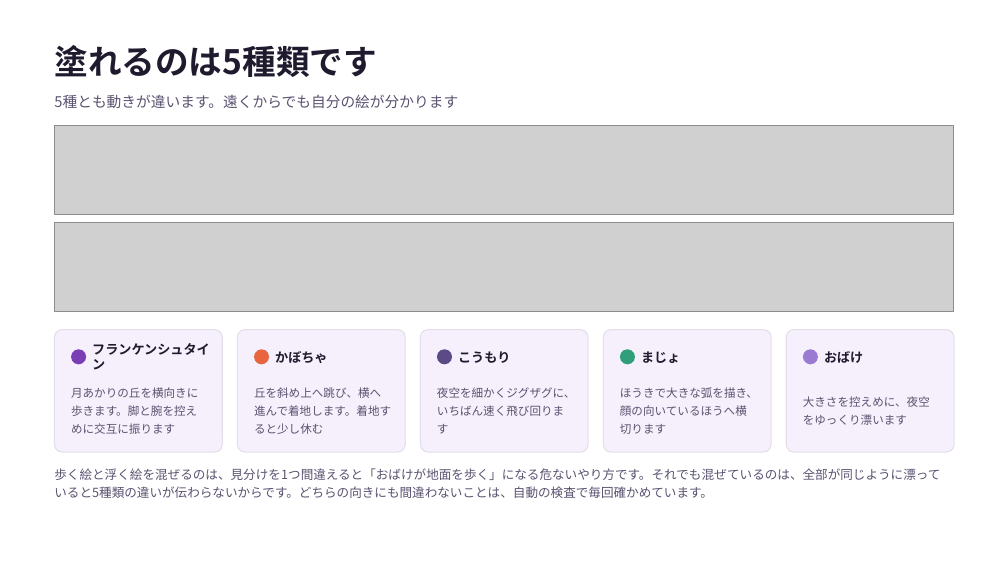
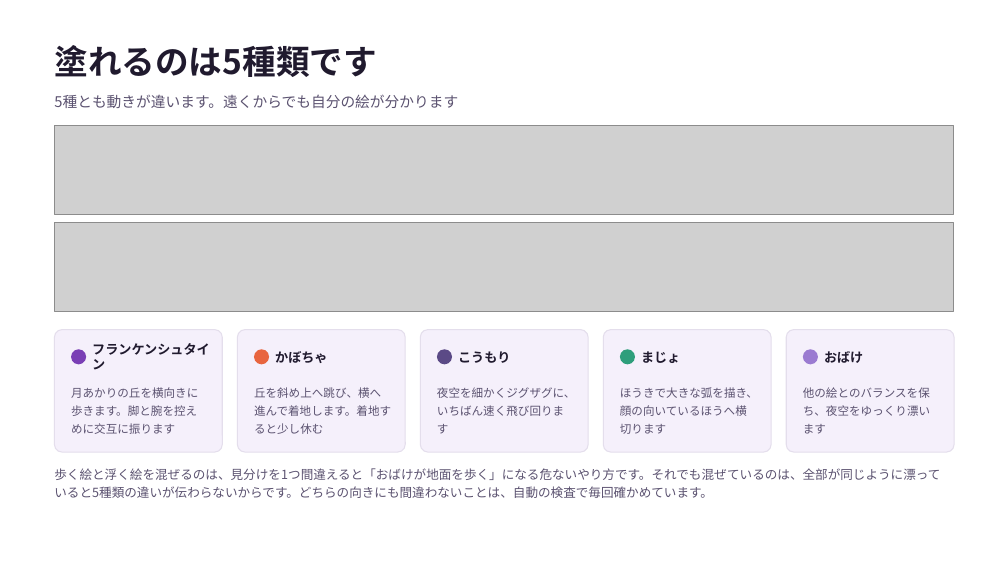
Before and after one commit to manakikido-jpg/PaintingsAquarium, a slide deck: slide 6 of docs/お絵かきハロウィン-企画書.pptx. Drawn at 1008x567 pixels with LibreOffice and Linux fonts; fonts in the diff are those of the drawing; grey boxes stand for pictures. Boxes give left, top, right and bottom in pixels: in the first picture for what was removed or moved away, otherwise in the second. Text is boxed around its words. In the diff, an @@ line names an element or a change of style, - is before the commit and + after.

```diff
--- a/docs/お絵かきハロウィン-企画書.pptx
+++ b/docs/お絵かきハロウィン-企画書.pptx
@@ text at box(803, 387, 930, 434): text changed @@
-大きさを控えめに、夜空をゆっくり漂います
+他の絵とのバランスを保ち、夜空をゆっくり漂います
```
Also in this commit, not shown: 14 other files.
